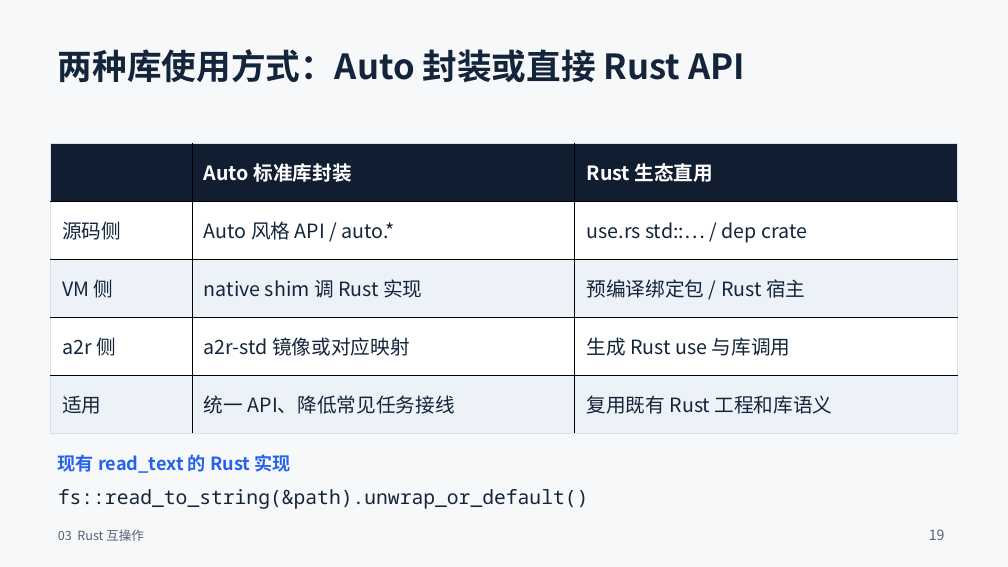
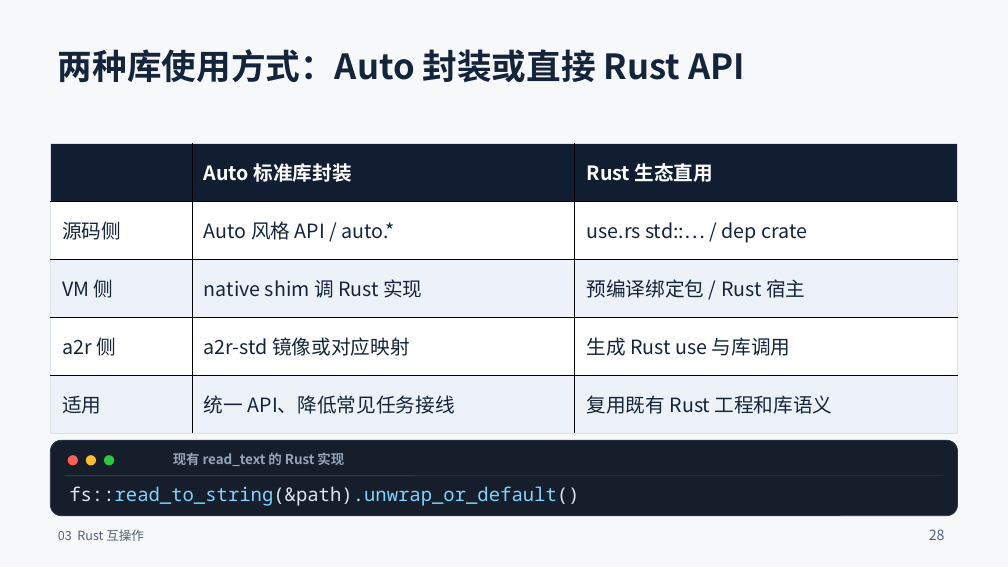
Before and after one commit to auto-stack/docs, a slide deck: slide 28 of AutoOS/Auto与Rust融合生态_37页_深色结尾群二维码版.pptx (slide 19 before the commit). Drawn at 1008x567 pixels with LibreOffice and Linux fonts; fonts in the diff are those of the drawing. Boxes give left, top, right and bottom in pixels: in the first picture for what was removed or moved away, otherwise in the second. Text is boxed around its words. In the diff, an @@ line names an element or a change of style, - is before the commit and + after.

```diff
--- a/AutoOS/Auto与Rust融合生态_37页_深色结尾群二维码版.pptx
+++ b/AutoOS/Auto与Rust融合生态_37页_深色结尾群二维码版.pptx
@@ rounded rectangle added at [51,440,958,516], fill #161E2C, outline #2A374D 0.75 pt @@
@@ text "现有 read_text 的 Rust 实现": place and size @@
-text "现有 read_text 的 Rust 实现" at [58,454,290,473]
+text "现有 read_text 的 Rust 实现" at [173,453,344,466]
@@ text "现有 read_text 的 Rust 实现" at [173,453,344,466]: size 17.2 to 12.8 pt, text colour #2563EB to #94A3B8 @@
@@ line added from (64, 476) to (944, 476), #2A374D 0.75 pt @@
@@ ellipse added at [68,455,79,466], fill #FF5F57 @@
@@ ellipse added at [86,455,97,466], fill #FEBC2E @@
@@ ellipse added at [104,455,115,466], fill #28C840 @@
@@ text "fs::read_to_string(&path).unwrap_or_default()": place and size @@
-text "fs::read_to_string(&path).unwrap_or_default()" at [58,489,589,509]
+text "fs::read_to_string(&path).unwrap_or_default()" at [69,486,579,506]
@@ text "fs::read_to_string(&path).unwrap_or_default()" at [69,486,579,506]: size 18.8 to 18 pt; text colour #14253B to #DCE6F3, text colour #14253B to #7DD3FC in "fs::read_to_string(&path).unwrap_or_default()"; line spacing 1 to 21.2pt @@
@@ text at [929,529,945,540]: text changed @@
-19
+28
```
Also in this commit, not shown: 34 other slides changed, 9 slides added.
